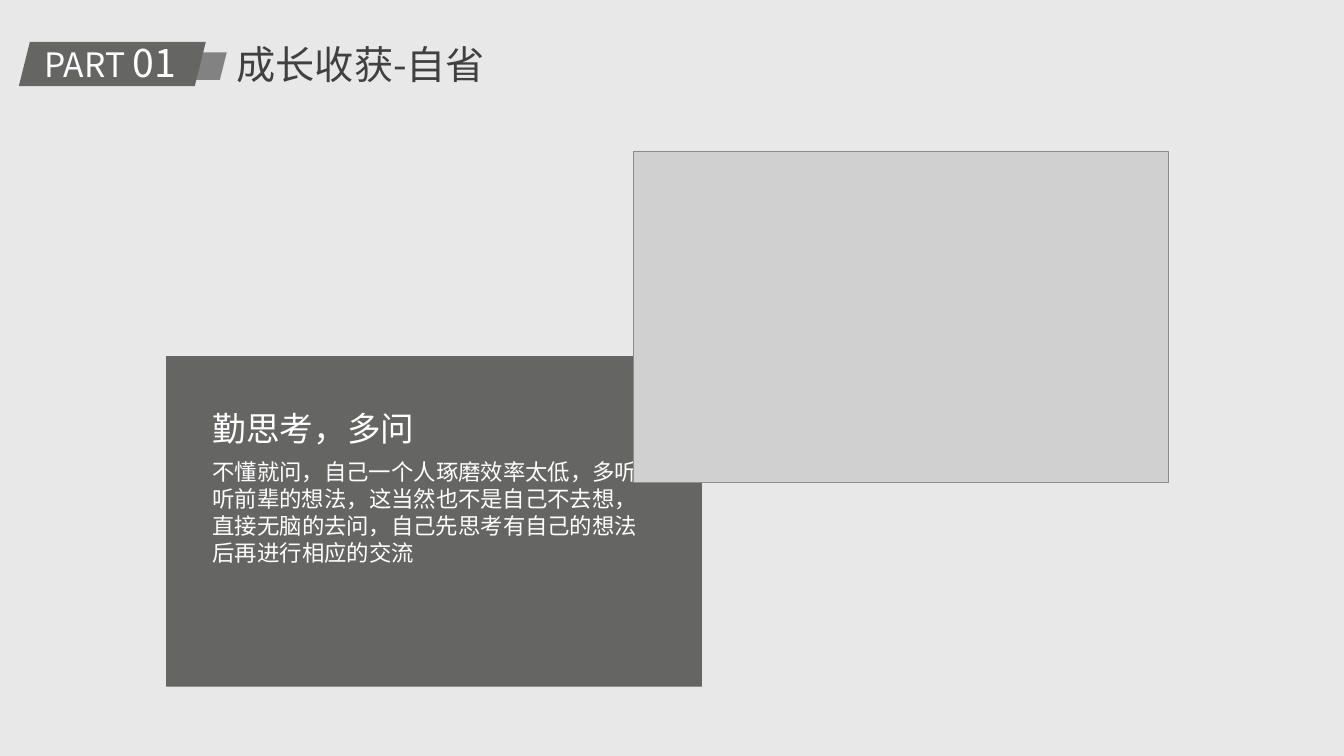
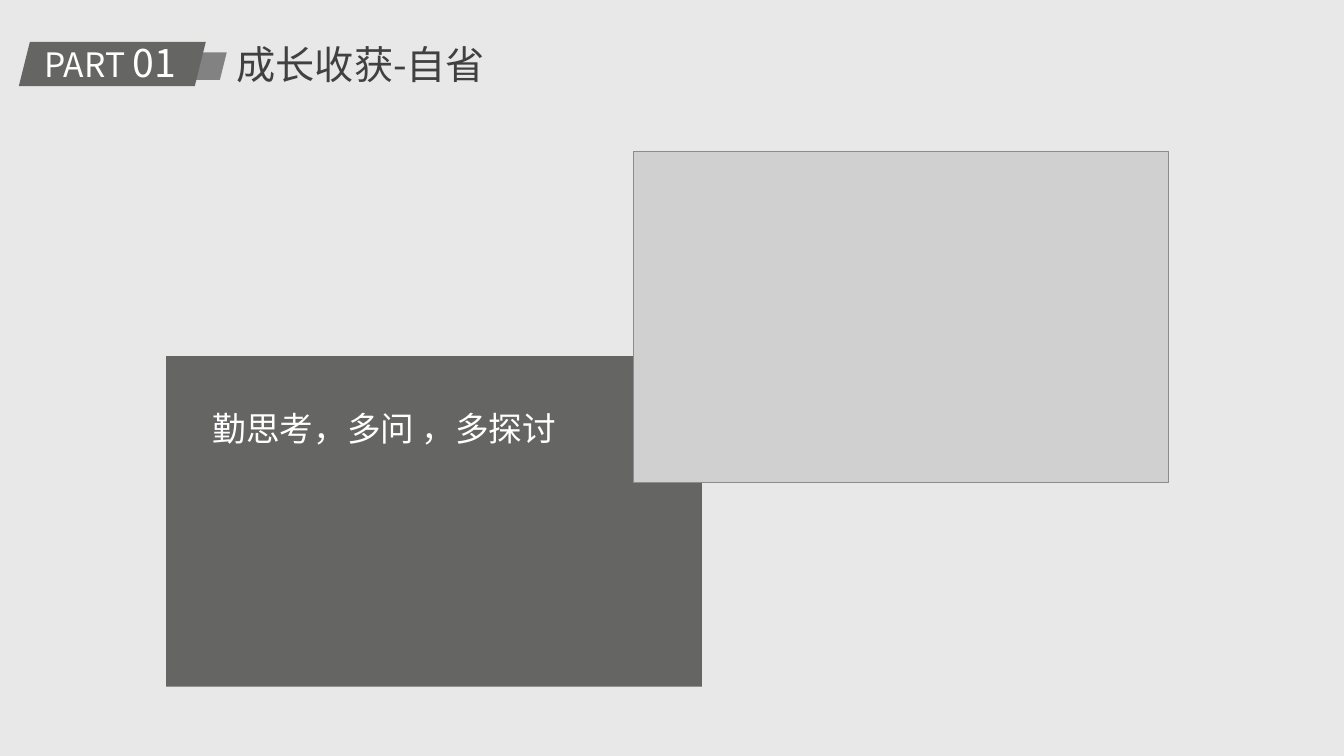
Before and after one commit to HanochLzd/lexian, a slide deck: slide 14 of doc/实习心得分享-罗紫东.pptx. Drawn at 1344x756 pixels with LibreOffice and Linux fonts; fonts in the diff are those of the drawing; grey boxes stand for pictures. Boxes give left, top, right and bottom in pixels: in the first picture for what was removed or moved away, otherwise in the second. Text is boxed around its words. In the diff, an @@ line names an element or a change of style, - is before the commit and + after.

```diff
--- a/doc/实习心得分享-罗紫东.pptx
+++ b/doc/实习心得分享-罗紫东.pptx
@@ text at <box>213,413,556,445</box>: text changed; size 16 to 24 pt @@
-勤思考，多问
-不懂就问，自己一个人琢磨效率太低，多听听前辈的想法，这当然也不是自己不去想，直接无脑的去问，自己先思考有自己的想法后再进行相应的交流
+勤思考，多问 ，多探讨
```
Also in this commit, not shown: 7 other slides changed, 1 slide added, 2 slides removed, 3 other files.
